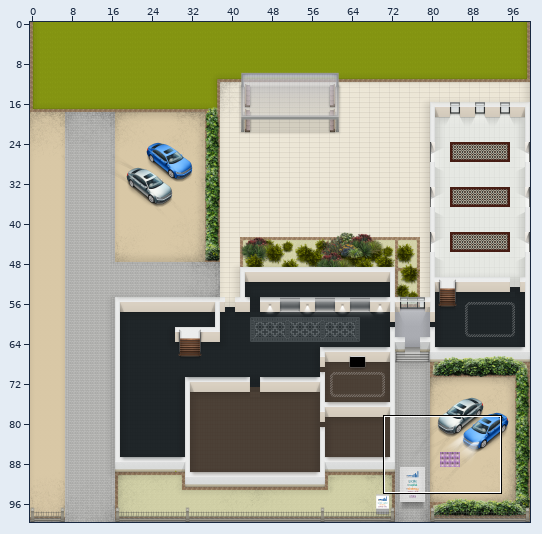
Two versions of a level (Tiled map (JSON), map.tmj). Above, an overview of the earlier version with the close-up marked.
Close-up. Old version:
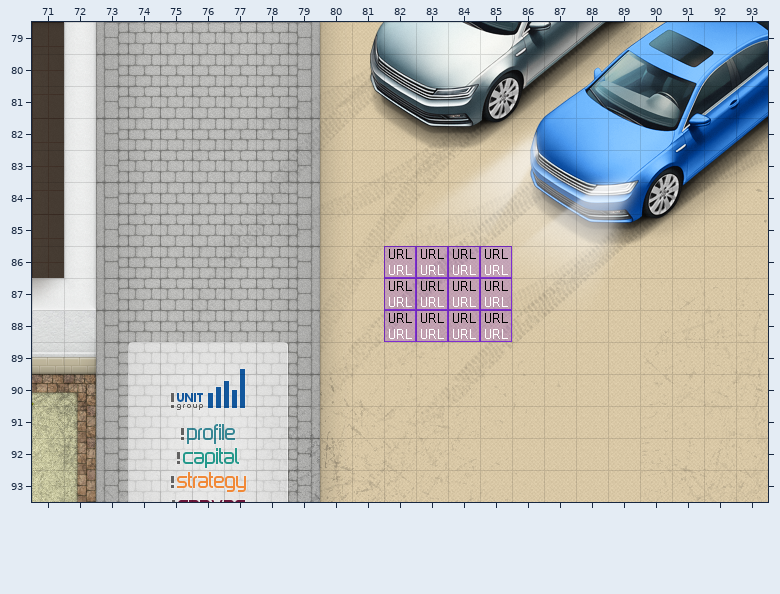
Cells are 32x32 px. Shown: x 71..93, y 79..93.
After:
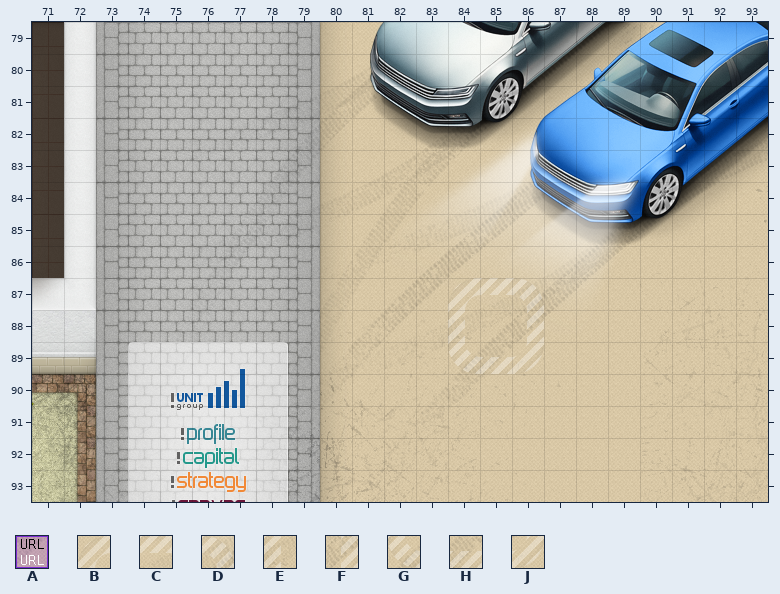
Key: from "WA_Special_Zones": A 8; from "i-unitgroup-Map-Animationen": B 125, C 126, D 127, E 165, F 167, G 205, H 206, J 207.
_ is an empty cell.
See-through tiles are keyed as they look on the map.
The exact change:
Layer "event/202405-iu-academy/TeamsMeeting":
Tile A becomes tile B in row 87 at x 84.
Tile A becomes tile C in row 87 at x 85.
The author put tile D in row 87 at x 86.
Tile A becomes tile E in row 88 at x 84.
The author put tile F in row 88 at x 86.
The author put tile G in row 89 at x 84.
The author put tile H in row 89 at x 85.
The author put tile J in row 89 at x 86.
The edit erases tile A in row 86 at x 82 to 85; in row 87 at x 82 to 83; in row 88 at x 82 to 83 and 85.
